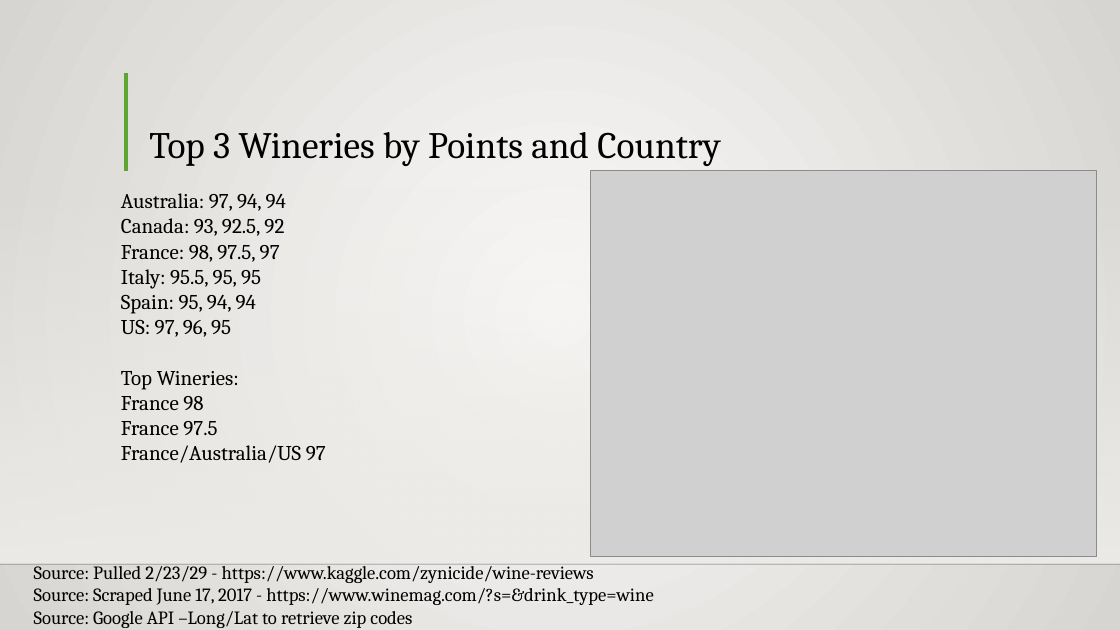
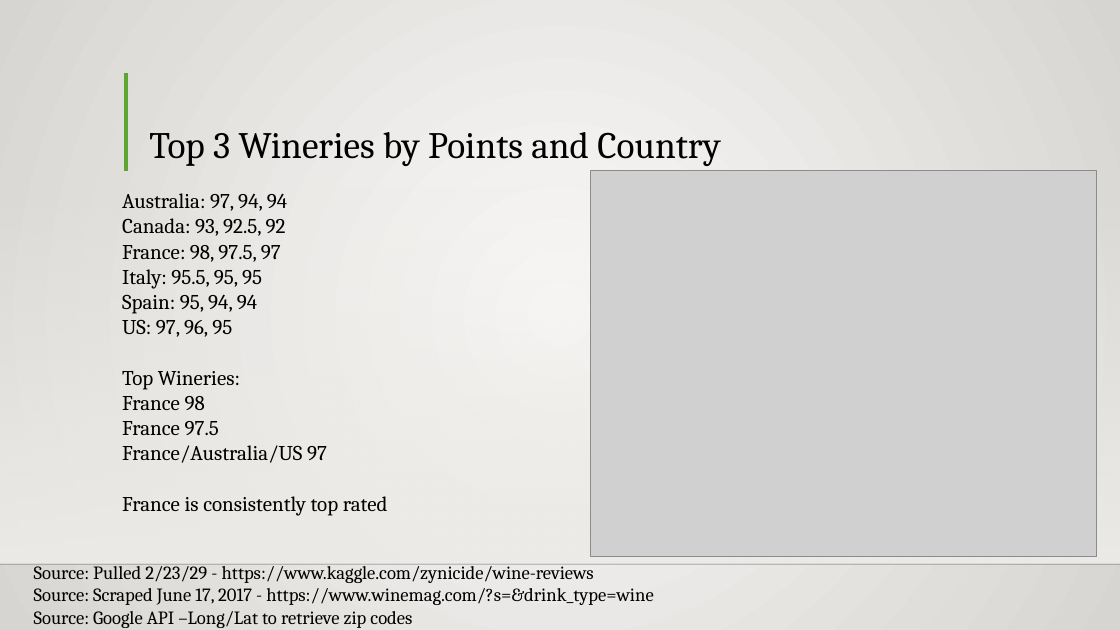
Before and after one commit to drivera537/Data-Historians, a slide deck: slide 16 of Wine_Data.pptx. Drawn at 1120x630 pixels with LibreOffice and Linux fonts; fonts in the diff are those of the drawing; grey boxes stand for pictures; background and template pictures are left out. Boxes give left, top, right and bottom in pixels: in the first picture for what was removed or moved away, otherwise in the second. Text is boxed around its words. In the diff, an @@ line names an element or a change of style, - is before the commit and + after.

```diff
--- a/Wine_Data.pptx
+++ b/Wine_Data.pptx
@@ text at (122, 496, 388, 516): paragraph added @@
+France is consistently top rated
```
Also in this commit, not shown: 4 other slides changed.
